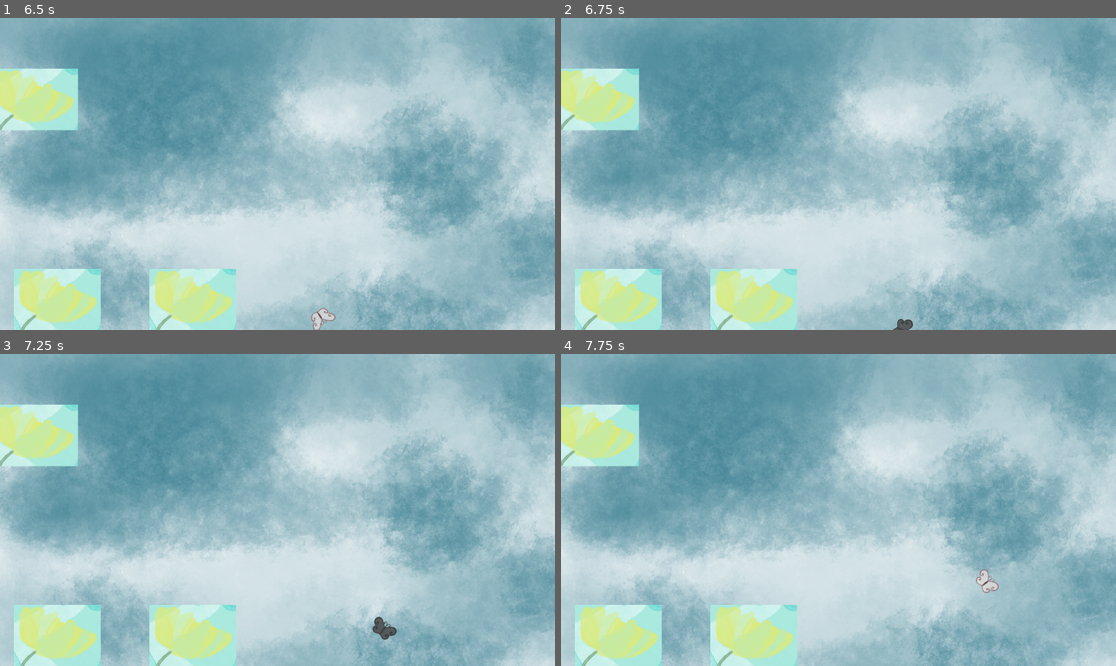
Above: before the commit, frames 1-4 (two rows, left to right).
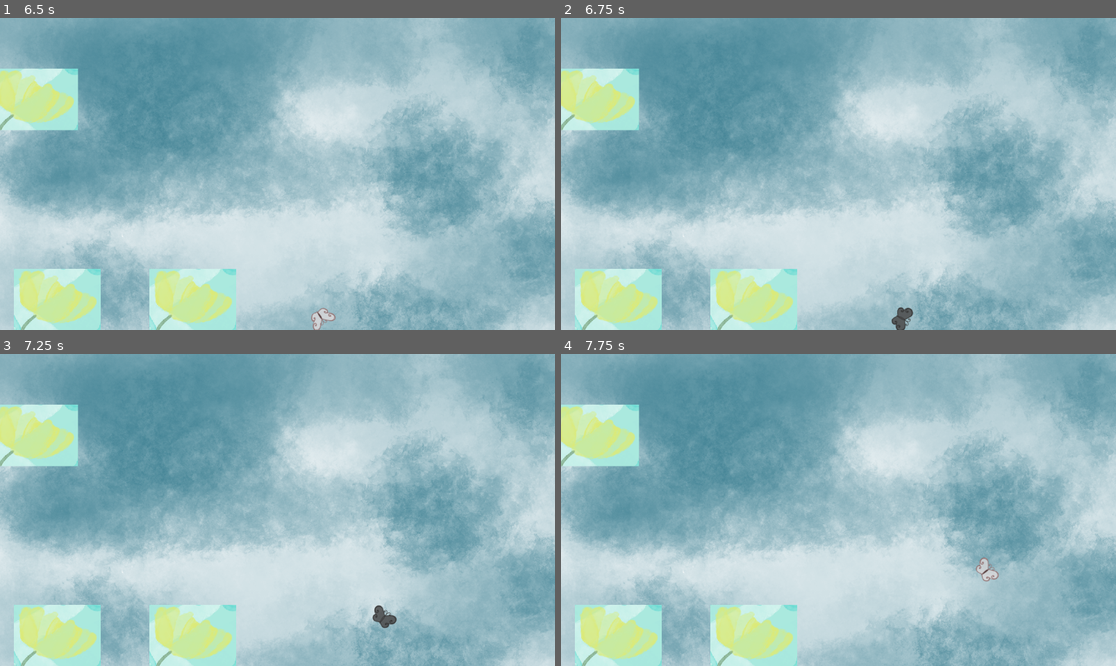
Above: after the commit, the same moments.

Repository: RemiSlanina/butterfly-game-01
Game: Godot game, scene res://world.tscn
Same seed, same stepped clock (60 frames per second), same inputs: the game is played once before the commit and once after it.
Inputs:
- Up to frame 1 (6.5 s): hold D 0.53-1.28 s; hold Shift 0.53-1.28 s; hold S 1.28-2.03 s; tap Shift every 1.5 s from 1.35 to 5.85 s; hold D 2.03-2.78 s; hold Shift 2.03-2.78 s; hold W 2.78-3.53 s; hold Shift 3.53-4.28 s; hold A 3.53-5.03 s; hold S 5.03-5.78 s; hold Shift 5.03-5.78 s; hold D from 5.78 s (still down)
- Up to frame 2 (6.75 s): release D at 6.53 s; hold W from 6.53 s (still down); hold Shift from 6.53 s (still down)
- Up to frame 3 (7.25 s): keep holding W; keep holding Shift
- Up to frame 4 (7.75 s): release W at 7.28 s; release Shift at 7.28 s; hold D from 7.28 s (still down); tap Shift at 7.35 s

Frame 1 is identical in both runs. In frame 2, 0.2% of the frame differs, in the area x 59-64%, y 92-100%; in frame 3, 0.3%, in the area x 67-72%, y 80-92%; in frame 4, 0.3%.

Commit message:
add margin for world boundary clamping (position x,y)

Diff:
--- a/butterfly.gd
+++ b/butterfly.gd
@@ -18,6 +18,7 @@
 #	Disaster.
 	var screen_size = get_viewport_rect().size
 	var input_direction = Vector2.ZERO
+	var margin = 24
 	# (x, y) : (0,0) stay
 #	W = (0, -1)
 #	S = (0, 1)
@@ -70,8 +71,8 @@
 	position += velocity * delta
 
 	# clamp inside screen_size
-	position.x = clamp(position.x, 0, screen_size.x)
-	position.y = clamp(position.y, 0, screen_size.y)
+	position.x = clamp(position.x, margin, screen_size.x - margin)
+	position.y = clamp(position.y, margin, screen_size.y - margin)
 
 	# rotate toward movement
 	# velocity.angle() : 0 radians = pointing right angle 0 points along positive X axis
